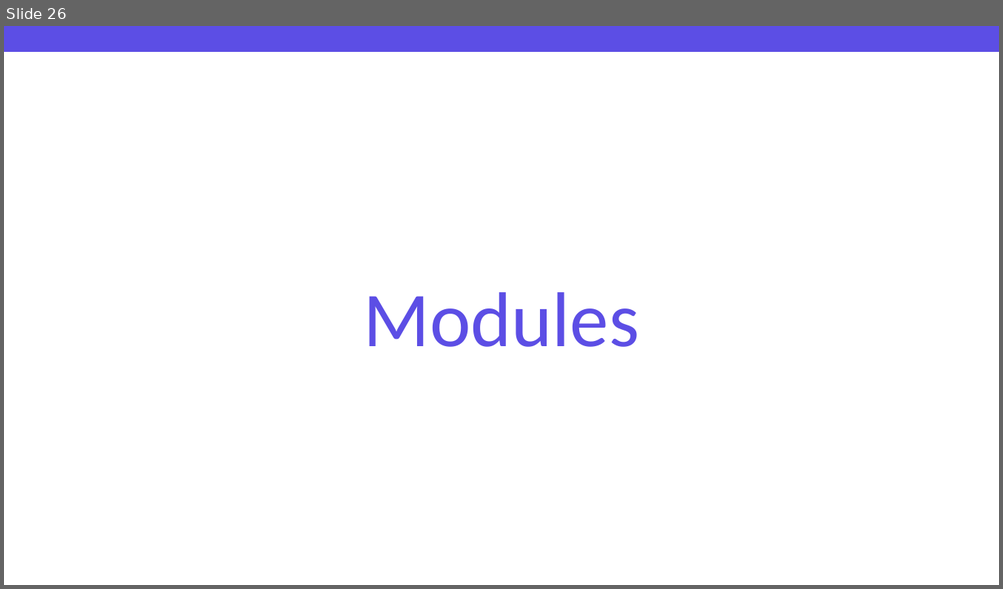
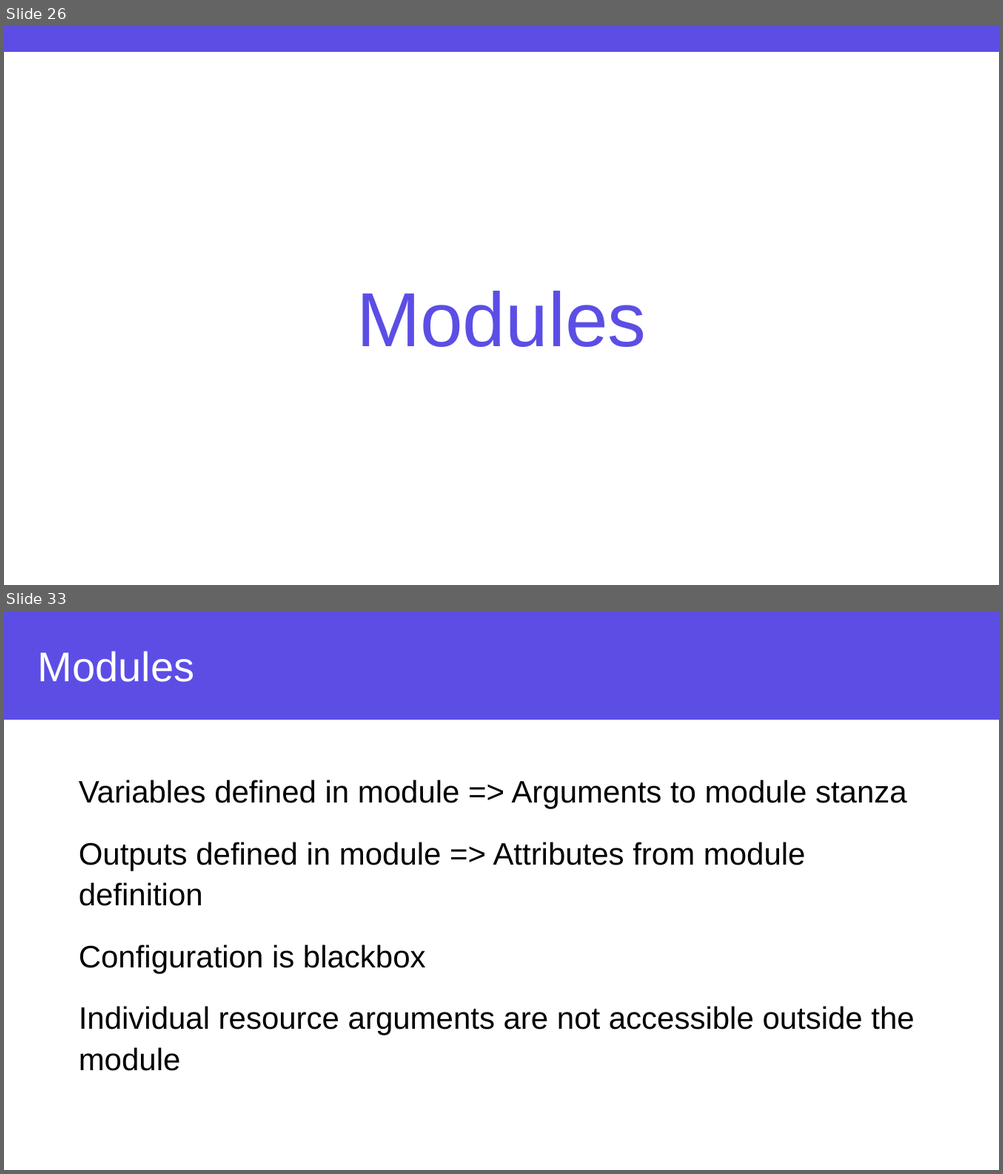
Before and after one commit to grove-mountain/azure-workshop-training, a slide deck: Slides/Azure and Terraform Workshop - Chapter 3.pptx. Shown one above the other, each under a label of ours: slide 26 before the commit, slides 26 and 33 after it; the slides between them are not shown. The pictures are 1003x589 and 1003x1174 pixels, drawn with LibreOffice and Linux fonts; fonts in the diff are those of the drawing; background and template pictures are left out. Boxes give left, top, right and bottom in pixels: in the first picture for what was removed or moved away, otherwise in the second. Text is boxed around its words. In the diff, an @@ line names an element or a change of style, - is before the commit and + after.

Commit message:
Added modules, Excercise using examples from registry

```diff
--- a/Slides/Azure and Terraform Workshop - Chapter 3.pptx
+++ b/Slides/Azure and Terraform Workshop - Chapter 3.pptx
@@ slide 33 added at bbox=[4, 611, 999, 1170], background #FFFFFF @@
@@ rectangle added at bbox=[4, 611, 999, 720], fill #5C4EE5 @@
@@ title added at bbox=[38, 651, 195, 682], 40 pt, text #FFFFFF @@
+Modules
@@ text added at bbox=[79, 780, 913, 1071], 30 pt, text #000000 @@
+Variables defined in module => Arguments to module stanza
+Outputs defined in module => Attributes from module definition
+Configuration is blackbox
+Individual resource arguments are not accessible outside the module
@@ slide 26 changed as well @@
@@ title "Modules" at bbox=[356, 291, 646, 347]: size 75 to 74 pt, font Calibri to Arial @@
```
Also in this commit, not shown: 5 other slides changed, 9 other slides added.
